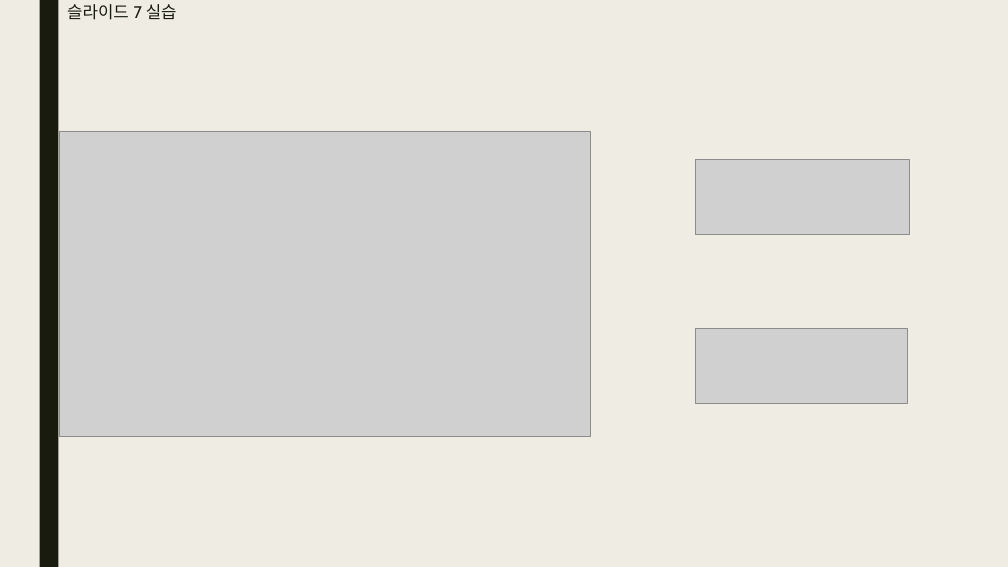
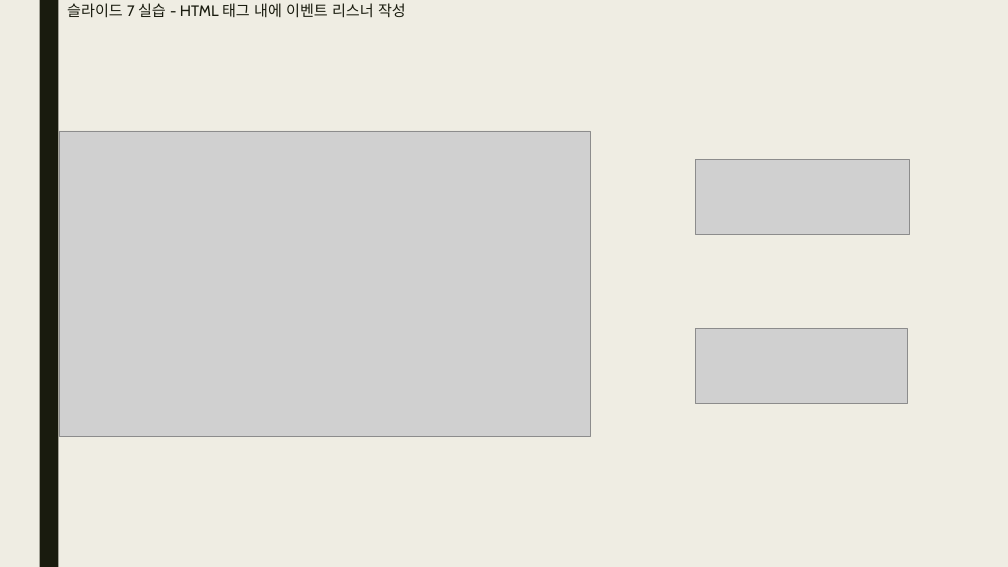
Before and after one commit to bino0130/politec-frontend, a slide deck: slide 2 of 기업업무 과제/기업업무 2강 과제(JavaScript 2) 남정현.pptx. Drawn at 1008x567 pixels with LibreOffice and Linux fonts; fonts in the diff are those of the drawing; grey boxes stand for pictures. Boxes give left, top, right and bottom in pixels: in the first picture for what was removed or moved away, otherwise in the second. Text is boxed around its words. In the diff, an @@ line names an element or a change of style, - is before the commit and + after.

```diff
--- a/기업업무 과제/기업업무 2강 과제(JavaScript 2) 남정현.pptx
+++ b/기업업무 과제/기업업무 2강 과제(JavaScript 2) 남정현.pptx
@@ title at <box>67,3,406,18</box>: text changed; size 16 to 14.4 pt @@
-슬라이드 7 실습
+슬라이드 7 실습 - HTML 태그 내에 이벤트 리스너 작성
```
Also in this commit, not shown: 12 other slides changed.
